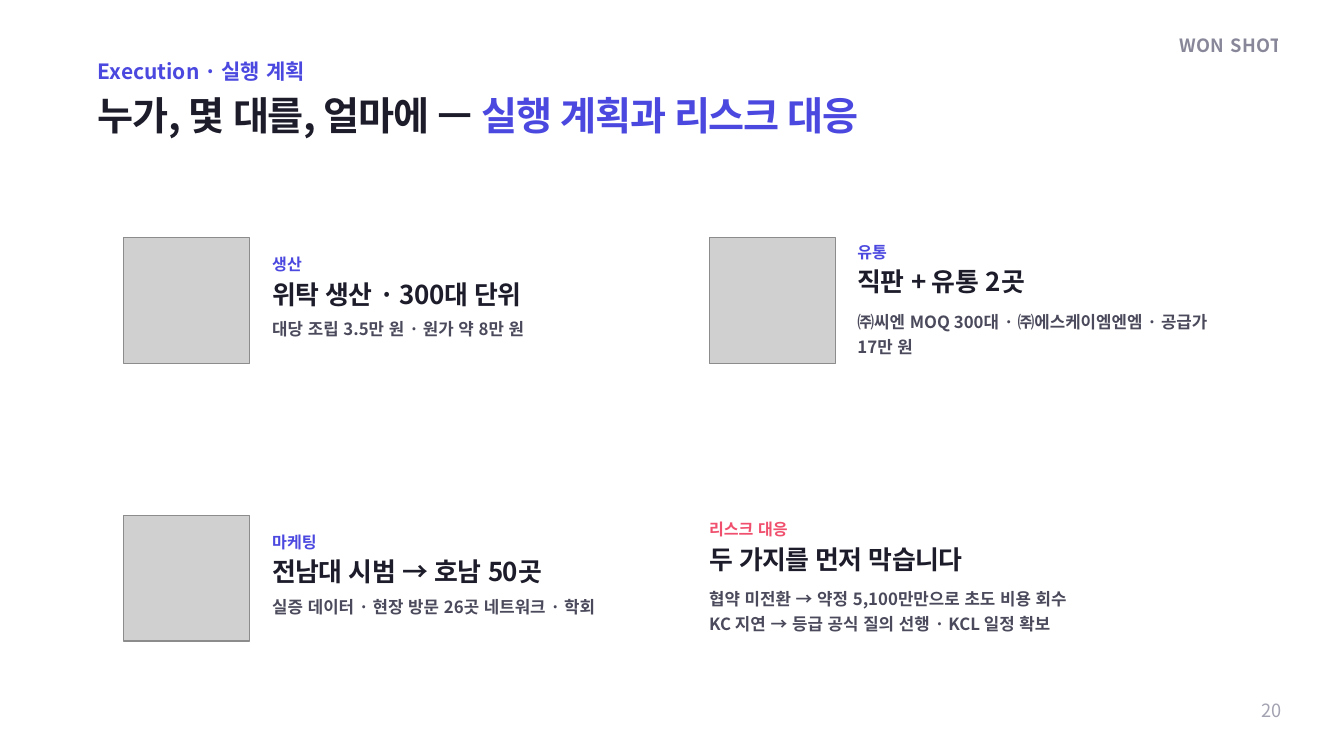
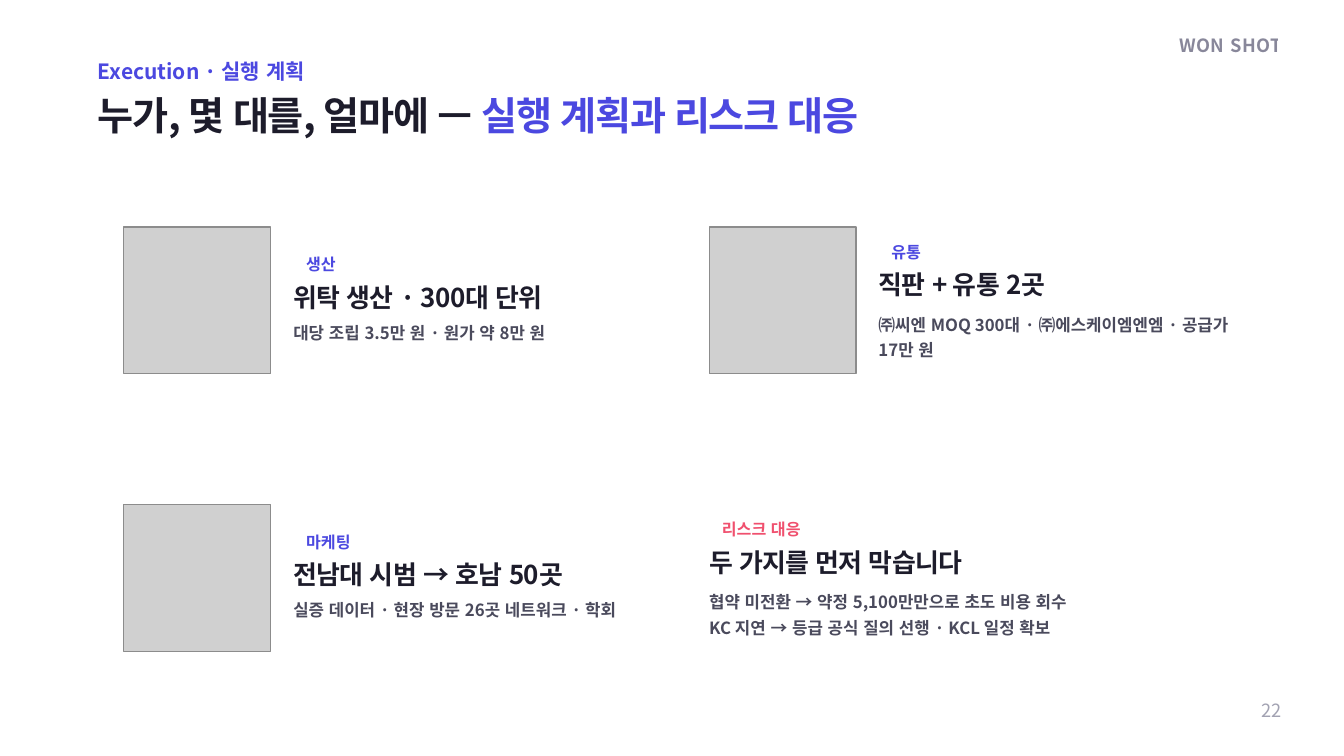
Before and after one commit to yhkwon2004/pet_test, a slide deck: slide 22 of export/INFU-RETRO_IR_WON-SHOT_editable.pptx (slide 20 before the commit). Drawn at 1344x756 pixels with LibreOffice and Linux fonts; fonts in the diff are those of the drawing; grey boxes stand for pictures; background and template pictures are left out. Boxes give left, top, right and bottom in pixels: in the first picture for what was removed or moved away, otherwise in the second. Text is boxed around its words. In the diff, an @@ line names an element or a change of style, - is before the commit and + after.

```diff
--- a/export/INFU-RETRO_IR_WON-SHOT_editable.pptx
+++ b/export/INFU-RETRO_IR_WON-SHOT_editable.pptx
@@ picture: place and size @@
-picture at box(124, 238, 250, 364)
+picture at box(124, 227, 271, 374)
@@ picture: place and size @@
-picture at box(709, 238, 835, 364)
+picture at box(709, 227, 856, 374)
@@ picture: place and size @@
-picture at box(124, 515, 250, 641)
+picture at box(124, 505, 271, 652)
@@ 3 texts: place and size @@
-3 texts at box(272, 245, 887, 550)
+3 texts at box(306, 245, 921, 550)
@@ text "리스크 대응": place and size @@
-text "리스크 대응" at box(709, 521, 788, 537)
+text "리스크 대응" at box(722, 521, 801, 537)
@@ 6 texts: place and size @@
-6 texts at box(272, 269, 1207, 615)
+6 texts at box(293, 272, 1228, 618)
@@ text "협약 미전환 → 약정 5,100만만으로 ...": place and size @@
-text "협약 미전환 → 약정 5,100만만으로 ..." at box(709, 591, 1067, 632)
+text "협약 미전환 → 약정 5,100만만으로 ..." at box(709, 594, 1067, 636)
@@ text at box(1262, 703, 1282, 717): text changed @@
-20
+22
```
Also in this commit, not shown: 19 other slides changed, 2 slides added, 2 other files.
